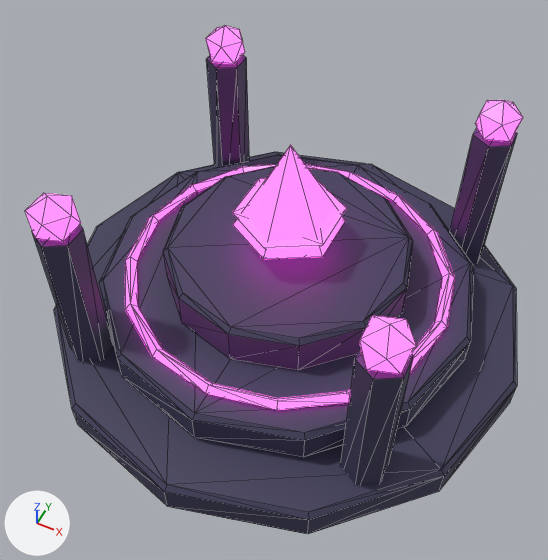
Before and after pictures for a commit that changed the FBX model roblox/games/gun-forge/art/blender/props/fusion_altar.fbx.
Before and after are seen from a 50 mm camera at (3.84, -8.24, 11.27) aimed at (-0.01, -0.54, 1.64). The axes (+X, +Y, +Z) are drawn at lower left. The lights are the same throughout. The picture after the commit comes second. Mesh edges are drawn as thin lines.

The older version as bpy lines, for what is in view:
```python
me_cylinder = bpy.data.meshes.new('Cylinder')
me_cylinder.from_pydata(...)  # 318 vertices, 584 faces; spans x -4.27..4.27, y -4.27..4.27, z 0.0..4.13
# faces by material slot: [356, 228]
me_cylinder.materials.append(mat_altarstone)  # dark blue #3d3a58
me_cylinder.materials.append(mat_altarglow)  # pink #ff4fd8, glowing pink #ff4fd8
ob_fusion_altar = bpy.data.objects.new('Fusion_altar', me_cylinder)
ob_fusion_altar.location = (0.0, 0.0, 0.0)
```
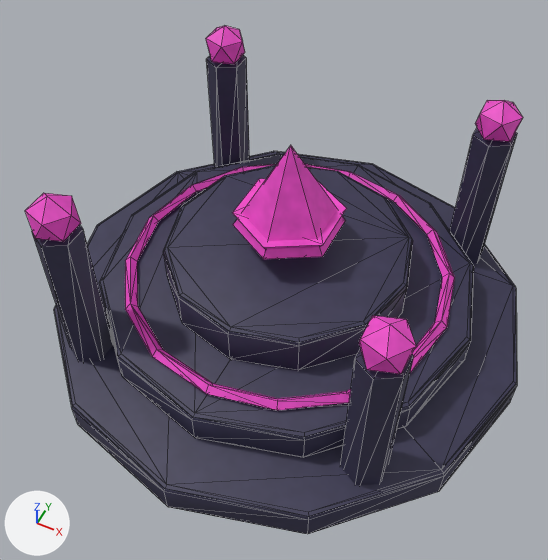
The newer file is also rescaled (x0.5) as a whole; pictures and numbers use the older file's frame.

Location of each change, (x1, y1, x2, y2) in pixels of the pictures (548 x 560 px):
```json
{"part": 1, "of": "me_cylinder", "change": "built on", "before": [54, 172, 517, 520], "after": [54, 151, 517, 534]}
{"part": 2, "of": "me_cylinder", "change": "recoloured", "before": [32, 55, 517, 522], "after": [32, 55, 517, 522]}
{"part": 3, "of": "me_cylinder", "change": "recoloured", "before": [25, 26, 523, 410], "after": [25, 26, 523, 410]}
```

Edits to the scene script, one JSON object a line:
```json
{"op": "add", "block": "img_fusion_altar_png", "code": ["img_fusion_altar_png = load_image('fusion_altar.png', '_unpacked/fusion_altar.png', 512, 512, 'sRGB')"]}
{"op": "add", "block": "mat_fusion_altar_mat", "code": ["mat_fusion_altar_mat = principled_material('fusion_altar_Mat')", "mat_fusion_altar_mat.texture = img_fusion_altar_png", "mat_fusion_altar_mat.roughness = 0.6"]}
{"block": "me_cylinder", "where": "# used by ob_fusion_altar; location = (0.0, 0.0, 0.0)"}
{"op": "remove", "block": "me_cylinder", "code": "me_cylinder.from_pydata(...)  # 318 vertices, 584 faces; spans x -4.27..4.27, y -4.27..4.27, z 0.0..4.13"}
{"op": "add", "block": "me_cylinder", "code": "me_cylinder.from_pydata(...)  # 390 vertices, 728 faces; spans x -4.27..4.27, y -4.27..4.27, z 0.0..4.13"}
{"block": "me_cylinder", "change": "me_cylinder part 1"}
{"block": "me_cylinder", "change": "144 faces are deleted"}
{"block": "me_cylinder", "change": "72 vertices are added at x -4.24..4.24, y -4.24..4.24, z 0.02..2.04"}
{"block": "me_cylinder", "change": "288 new faces join them"}
{"block": "me_cylinder", "change": "me_cylinder part 2: 212 faces spanning x -4.27..4.27, y -4.27..4.27, z 0.0..3.47 switch from mat_altarstone (dark blue #3d3a58) to mat_fusion_altar_mat (picture img_fusion_altar_png)"}
{"block": "me_cylinder", "change": "me_cylinder part 3: 228 faces spanning x -2.91..2.91, y -2.91..2.91, z 1.29..4.13 switch from mat_altarglow (pink #ff4fd8, glowing pink #ff4fd8) to mat_fusion_altar_mat (picture img_fusion_altar_png)"}
```
